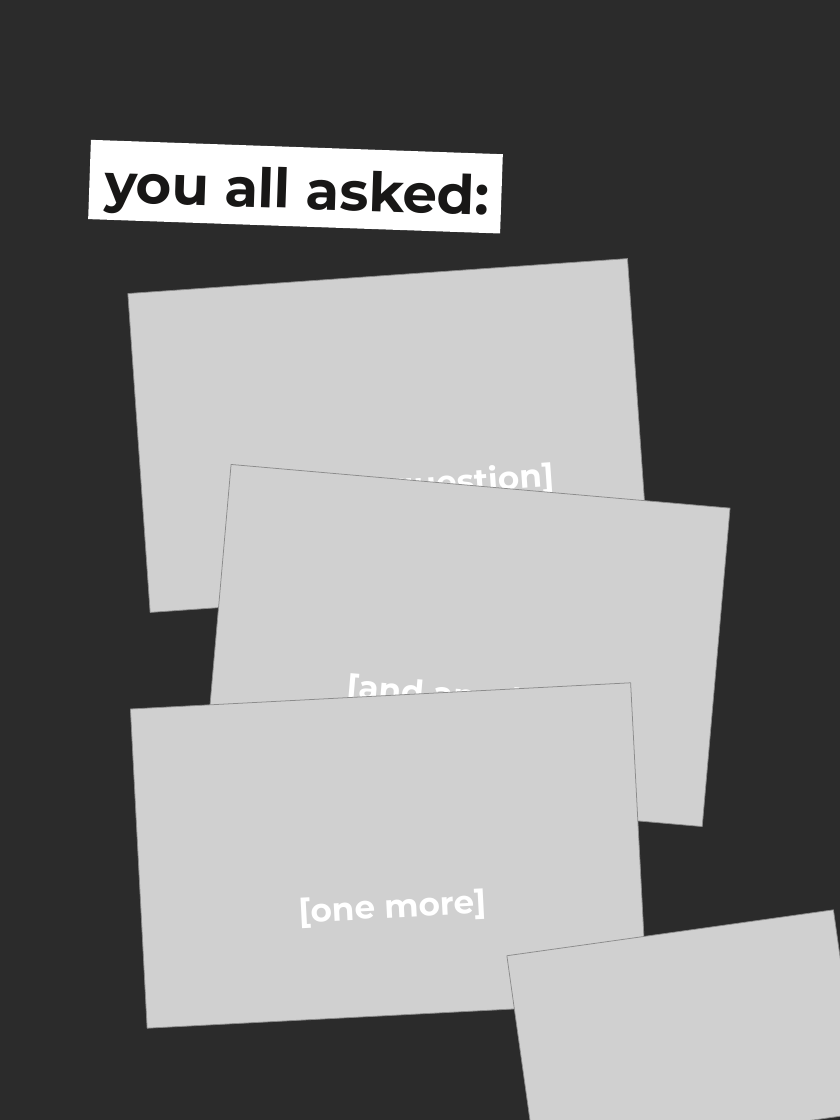
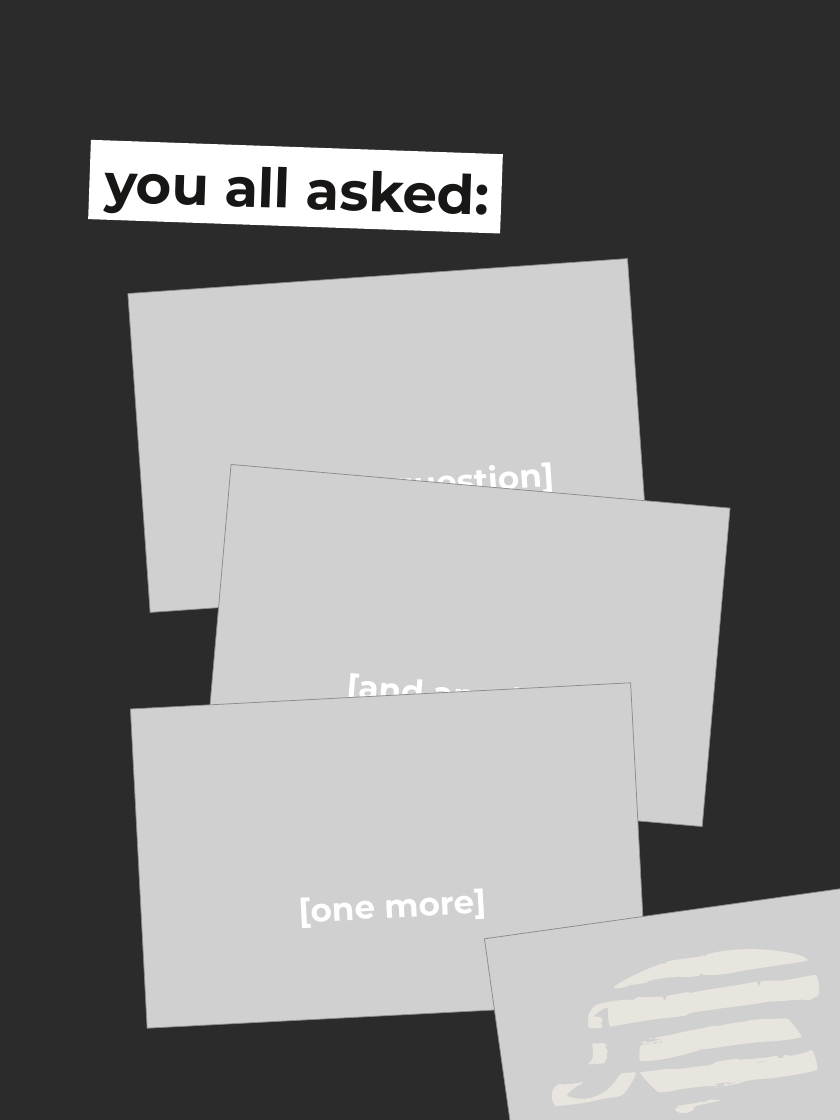
Before and after one commit to ScrollySocial/scrolly-engine, a slide deck: slide 6 of automation/reel-template-pack/08-a-real-customer-question/carousel/Template 08 - A real customer question - Carousel.pptx. Drawn at 840x1120 pixels with LibreOffice and Linux fonts; fonts in the diff are those of the drawing; grey boxes stand for pictures; background and template pictures are left out; a plain dark background stands for a picture behind light text. Boxes give left, top, right and bottom in pixels: in the first picture for what was removed or moved away, otherwise in the second. Text is boxed around its words. In the diff, an @@ line names an element or a change of style, - is before the commit and + after.

```diff
--- a/automation/reel-template-pack/08-a-real-customer-question/carousel/Template 08 - A real customer question - Carousel.pptx
+++ b/automation/reel-template-pack/08-a-real-customer-question/carousel/Template 08 - A real customer question - Carousel.pptx
@@ picture resized from (x1=507, y1=910, x2=840, y2=1120) to (x1=484, y1=887, x2=840, y2=1120) @@
@@ freeform shape added at (x1=484, y1=887, x2=840, y2=1120), fill #F6F1E8 at 65% opacity @@
```
Also in this commit, not shown: 5 other slides changed, 23 other files.
